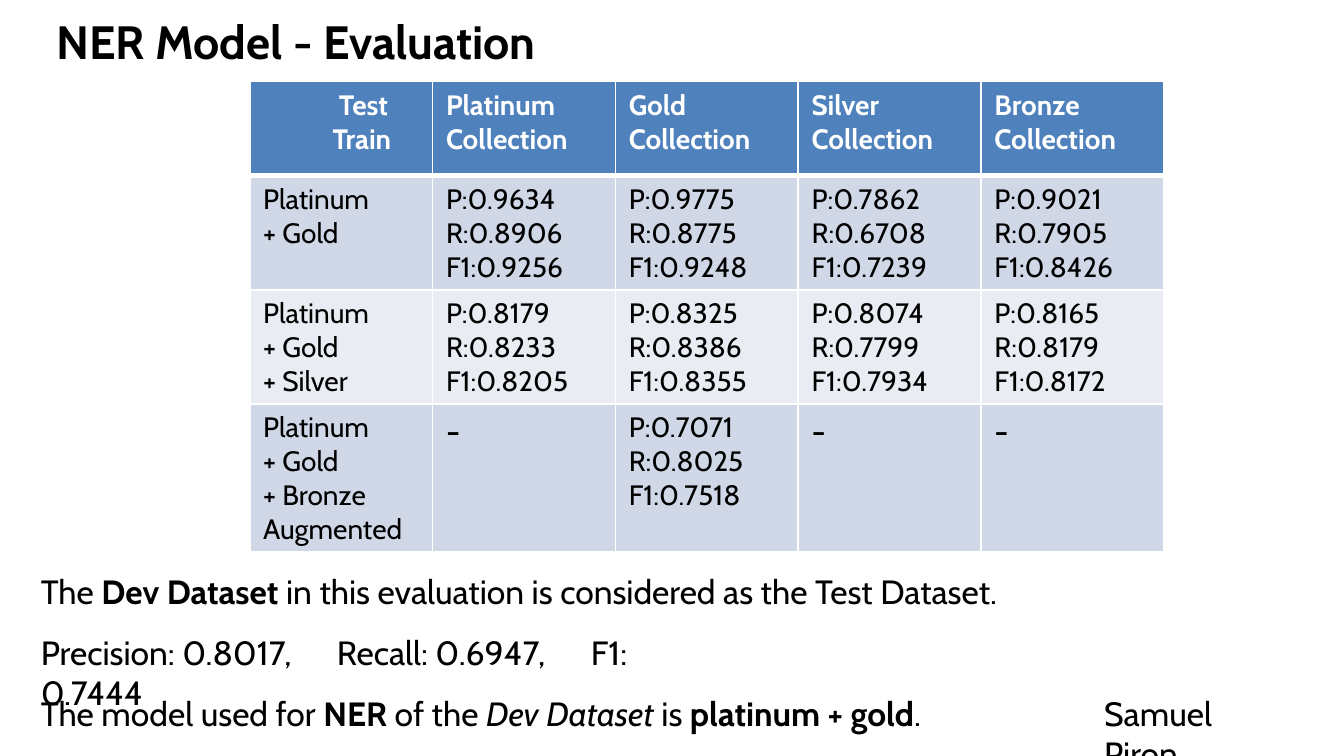
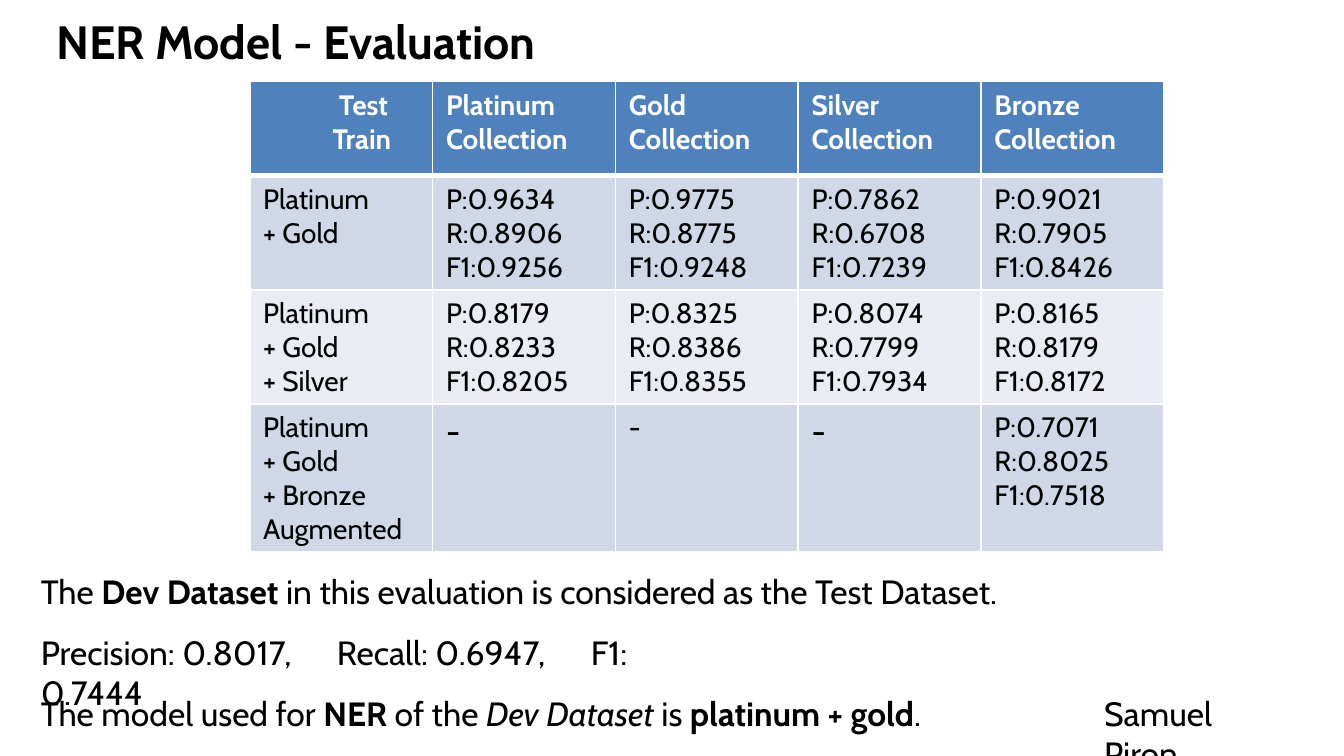
Before and after one commit to Vezzero/ataupd2425-gainer, a slide deck: slide 28 of atagutbrain.pptx. Drawn at 1344x756 pixels with LibreOffice and Linux fonts; fonts in the diff are those of the drawing. Boxes give left, top, right and bottom in pixels: in the first picture for what was removed or moved away, otherwise in the second. Text is boxed around its words. In the diff, an @@ line names an element or a change of style, - is before the commit and + after.

```diff
--- a/atagutbrain.pptx
+++ b/atagutbrain.pptx
@@ table at (250, 82, 1164, 552) @@
-row 4, column 3: P:0.7071 / R:0.8025 / F1:0.7518
+row 4, column 3: -
-row 4, column 5: -
+row 4, column 5: P:0.7071 / R:0.8025 / F1:0.7518
```
Also in this commit, not shown: 2 other slides changed, 7 other files.
